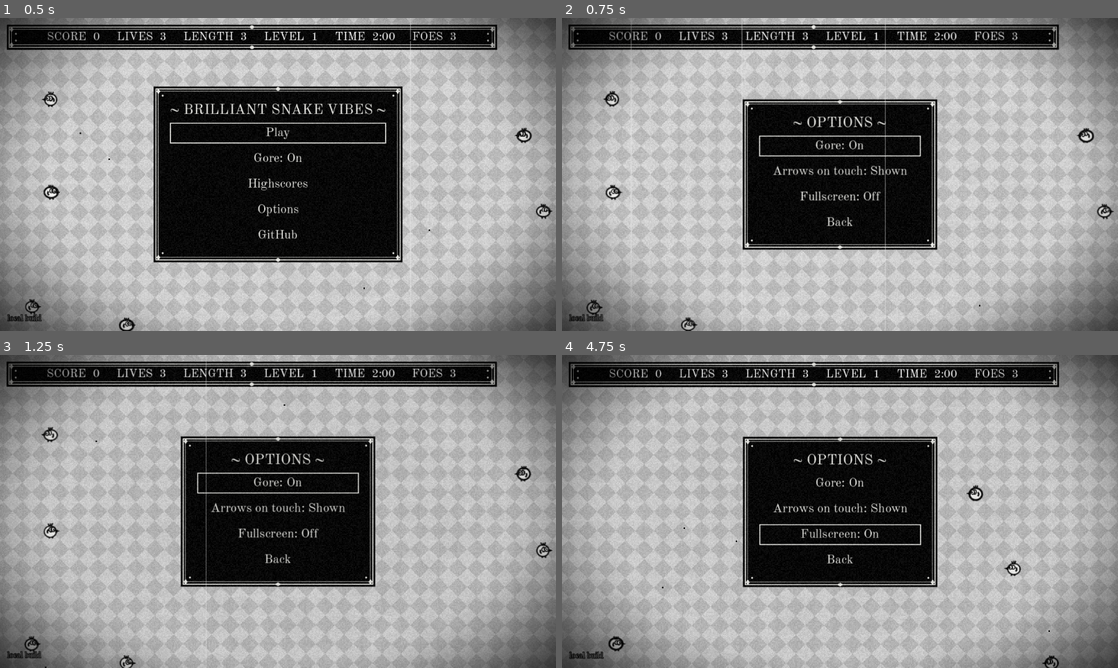
Above: before the commit, frames 1-4 (two rows, left to right).
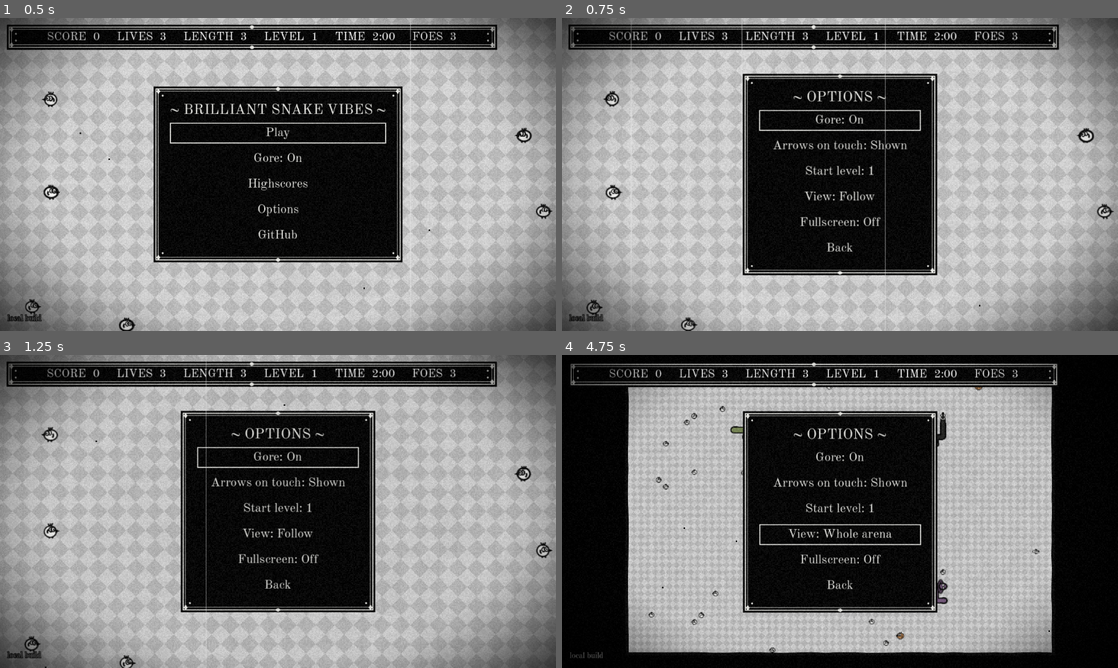
Above: after the commit, the same moments.

Repository: Oliver-Tautz/brilliant-snake-vibes
Game: Godot game, scene res://presentation/main.tscn
Same seed, same stepped clock (60 frames per second), same inputs: the game is played once before the commit and once after it.
Inputs (mouse positions are in pixels of both pictures, inside the frame that each line leads up to):
- Up to frame 1 (0.5 s): no input
- Up to frame 2 (0.75 s): click "Options" at 0.5 s
- Up to frame 3 (1.25 s): no input
- Up to frame 4 (4.75 s): click "Back" at 1.25 s; click "Play" at 2 s; tap Enter at 2.75 s; drag from (1095, 373) to (895, 442) at 2.77 s; click "Options" at 3.5 s; click (840, 533) at 4.25 s, where only the run after the commit has a clickable "View: Follow"

Frame 1 is identical in both runs. In frame 2, 8.5% of the frame differs, in the area x 32-68%, y 17-83%; in frame 3, 8.5%; in frame 4, 40%, in the area x 0-100%, y 0-100%.

Commit message:
Options: start level and whole-arena view

Diff:
--- a/presentation/main.gd
+++ b/presentation/main.gd
@@ -44,7 +44,6 @@
 	for label in [_status, $HUD/Build]:
 		label.add_theme_font_override("font", SERIF)
 	$HUD/Build.text = BuildInfo.LABEL
-	_camera.zoom = Vector2(View.ZOOM, View.ZOOM)
 	var film := ($Film/Screen as ColorRect).material as ShaderMaterial
 	film.set_shader_parameter("grain", Art.film_grain)  # seed[16]
 	film.set_shader_parameter("flicker", Art.film_flicker)  # seed[17]
@@ -87,7 +86,7 @@
 		_burst_pending_eat()
 	_world.eat_pulse = maxf(0.0, _world.eat_pulse - delta)
 	_shake = maxf(0.0, _shake - delta)
-	_camera.position = _world.snake_path()[0]
+	_aim_camera()
 	_camera.offset = Vector2(randf() - 0.5, randf() - 0.5) * 18.0 * (_shake / View.SHAKE_TIME)
 	_world.view_rect = _visible_rect()
 	_world.queue_redraw()
@@ -235,6 +234,8 @@
 	var items := [
 		["Gore: %s" % ("On" if Settings.gore else "Off"), _toggle_gore],
 		["Arrows on touch: %s" % ("Shown" if Settings.show_arrows else "Hidden"), _toggle_arrows],
+		["Start level: %d" % Settings.start_level, _next_start_level],
+		["View: %s" % ("Whole arena" if Settings.view_fit else "Follow"), _toggle_view],
 	]
 	if can_fullscreen():
 		items.append(["Fullscreen: %s" % ("On" if is_fullscreen() else "Off"), _toggle_fullscreen])
@@ -252,11 +253,22 @@
 	_show_options(_options_from, 1)
 
 
+## The level the next run starts at, 1 to 10 and round again (spec §5).
+func _next_start_level() -> void:
+	Settings.set_start_level(Settings.start_level % Settings.MAX_START_LEVEL + 1)
+	_show_options(_options_from, 2)
+
+
+func _toggle_view() -> void:
+	Settings.set_view_fit(not Settings.view_fit)
+	_show_options(_options_from, 3)
+
+
 ## Not saved: browsers only allow fullscreen right after a click or tap, so it cannot be restored on load.
 func _toggle_fullscreen() -> void:
 	DisplayServer.window_set_mode(
 			DisplayServer.WINDOW_MODE_WINDOWED if is_fullscreen() else DisplayServer.WINDOW_MODE_FULLSCREEN)
-	_show_options(_options_from, 2)
+	_show_options(_options_from, 4)
 
 
 ## iPhone browsers have no fullscreen for a game canvas, so the option is left out there.
@@ -312,10 +324,10 @@
 	_update_dpad()
 
 
-## A new run starts at level 1.
+## A new run starts at the chosen start level (spec §5).
 func _new_game() -> void:
 	var fresh := SnakeGame.new(Cfg.ARENA.x, Cfg.ARENA.y, Time.get_ticks_usec())
-	fresh.start_level(1)
+	fresh.start_level(Settings.start_level)
 	set_game(fresh)
 
 
@@ -334,7 +346,7 @@
 	_world.dying_prey = _pending_eat
 	_accumulator = 0.0
 	_world.t = 1.0
-	_camera.position = View.center(game.body[0])
+	_aim_camera()
 	_update_hud()
 
 
@@ -355,6 +367,25 @@
 	_status.text = text
 
 
+## Follow view: zoomed in on the head (seed[25]). Whole-arena view (spec §4): the arena fits the
+## screen, but never smaller than MIN_ZOOM; if it still does not fit, the camera follows the head.
+func _aim_camera() -> void:
+	var head: Vector2 = _world.snake_path()[0]
+	if not Settings.view_fit:
+		_camera.zoom = Vector2(View.ZOOM, View.ZOOM)
+		_camera.position = head
+		return
+	var arena := Vector2(game.width, game.height) * View.CELL
+	var screen := get_viewport_rect().size
+	var zoom := maxf(View.MIN_ZOOM, minf(screen.x / (arena.x + View.CELL * 2.0), screen.y / (arena.y + View.CELL * 4.0)))
+	_camera.zoom = Vector2(zoom, zoom)
+	var half := screen / zoom / 2.0
+	var centre := arena / 2.0
+	# Centre the arena, or follow the head along any axis where it is bigger than the screen.
+	_camera.position = Vector2(centre.x if half.x * 2.0 >= arena.x else clampf(head.x, half.x, arena.x - half.x),
+			centre.y if half.y * 2.0 >= arena.y else clampf(head.y, half.y, arena.y - half.y))
+
+
 func _visible_rect() -> Rect2:
 	var size := get_viewport_rect().size / _camera.zoom
 	return Rect2(_camera.get_screen_center_position() - size / 2.0, size).grow(View.CELL)
--- a/presentation/settings.gd
+++ b/presentation/settings.gd
@@ -89,7 +89,7 @@
 	changed.emit()
 
 
-## Writes both values to path.
+## Writes all settings and the highscores to path.
 func save() -> void:
 	var file := ConfigFile.new()
 	file.set_value("game", "gore", gore)
--- a/presentation/view_config.gd
+++ b/presentation/view_config.gd
@@ -5,6 +5,7 @@
 static var BODY_WIDTH: float = CELL * Art.body_width  # seed[3]
 static var INK_WIDTH: float = Art.ink_width  # seed[7]
 static var ZOOM: float = Art.zoom  # seed[25]
+const MIN_ZOOM := 0.6  # whole-arena view: cells never shrink below 14 px at the base resolution (spec §4)
 const EAT_PULSE := 0.25  # seconds the head stays swollen after a gulp
 const SHAKE_TIME := 0.35
 
--- a/tests/unit/test_main_scene.gd
+++ b/tests/unit/test_main_scene.gd
@@ -11,7 +11,8 @@
 
 func before_all() -> void:
 	# Menu tests change settings; keep them away from the player's real settings file.
-	_saved_settings = [Settings.path, Settings.gore, Settings.show_arrows, Settings.highscores.duplicate(true)]
+	_saved_settings = [Settings.path, Settings.gore, Settings.show_arrows, Settings.highscores.duplicate(true),
+			Settings.start_level, Settings.view_fit]
 	Settings.path = SETTINGS_PATH
 
 
@@ -20,6 +21,8 @@
 	Settings.gore = _saved_settings[1]
 	Settings.show_arrows = _saved_settings[2]
 	Settings.highscores.assign(_saved_settings[3])
+	Settings.start_level = _saved_settings[4]
+	Settings.view_fit = _saved_settings[5]
 	DirAccess.remove_absolute(SETTINGS_PATH)
 
 
@@ -27,6 +30,8 @@
 	Settings.gore = true
 	Settings.show_arrows = true
 	Settings.highscores.clear()
+	Settings.start_level = 1
+	Settings.view_fit = false
 	main = load("res://presentation/main.tscn").instantiate()
 	add_child_autofree(main)
 	world = main.get_node("World")
@@ -250,10 +255,53 @@
 	main.show_title()
 	main._menu.press("Options")
 	var label := "Fullscreen: %s" % ("On" if main.is_fullscreen() else "Off")
-	assert_eq(main._menu.buttons()[2].text, label)
+	assert_eq(main._menu.buttons()[4].text, label)
 	main._menu.press(label)  # headless has no real window; this must just not fail
 	assert_eq(main.screen, main.Screen.OPTIONS)
+	assert_true(main._menu.buttons()[4].has_focus())
+
+
+func test_start_level_option_sets_where_a_run_begins() -> void:
+	Settings.start_level = 1
+	main.show_title()
+	main._menu.press("Options")
+	main._menu.press("Start level: 1")
+	main._menu.press("Start level: 2")
+	assert_eq(Settings.start_level, 3)
 	assert_true(main._menu.buttons()[2].has_focus())
+	main._menu.press("Back")
+	main._menu.press("Play")
+	assert_eq(main.game.level, 3)
+	assert_eq(main.game.width, SnakeGame.arena_size(3).x)
+	Settings.start_level = 10
+	main.show_title()
+	main._menu.press("Options")
+	main._menu.press("Start level: 10")
+	assert_eq(Settings.start_level, 1)  # round again
+
+
+func test_whole_arena_view_fits_the_arena() -> void:
+	main.start_run()
+	main._process(0.0)
+	assert_eq(main.get_node("Camera2D").zoom, Vector2(View.ZOOM, View.ZOOM))
+	main.show_title()
+	main._menu.press("Options")
+	main._menu.press("View: Follow")
+	assert_true(Settings.view_fit)
+	main._process(0.0)
+	var camera: Camera2D = main.get_node("Camera2D")
+	var arena := Vector2(main.game.width, main.game.height) * View.CELL
+	assert_lt(camera.zoom.x, View.ZOOM)
+	assert_gte(camera.zoom.x, View.MIN_ZOOM)
+	assert_eq(camera.position, arena / 2.0)  # level 1 fits the base screen, so it is centred
+
+
+func test_whole_arena_view_follows_on_a_huge_board() -> void:
+	Settings.view_fit = true
+	main._process(0.0)  # the 100 x 100 free-play board does not fit at the minimum zoom
+	var camera: Camera2D = main.get_node("Camera2D")
+	assert_almost_eq(camera.zoom.x, View.MIN_ZOOM, 0.0001)
+	assert_ne(camera.position, Vector2(50, 50) * View.CELL)
 
 
 func test_turns_are_ignored_outside_a_run() -> void:
@@ -797,3 +845,13 @@
 	viewport.push_input(_finger(at, false, 1), true)
 	assert_false(resume.has_theme_stylebox_override("normal"))
 	assert_false(game_main.paused)
+
+
+func test_whole_arena_view_centres_one_axis_and_follows_the_other() -> void:
+	Settings.view_fit = true
+	main.set_game(SnakeGame.new(100, 10, 1))  # wide and short: fits in height, not in width
+	main._process(0.0)
+	var camera: Camera2D = main.get_node("Camera2D")
+	assert_eq(camera.position.y, 10.0 * View.CELL / 2.0)
+	var half_width := main.get_viewport_rect().size.x / camera.zoom.x / 2.0
+	assert_eq(camera.position.x, maxf(half_width, View.center(main.game.body[0]).x))
Not shown, changed: agent_adr.md
Not shown, changed: docs/roadmap.md
